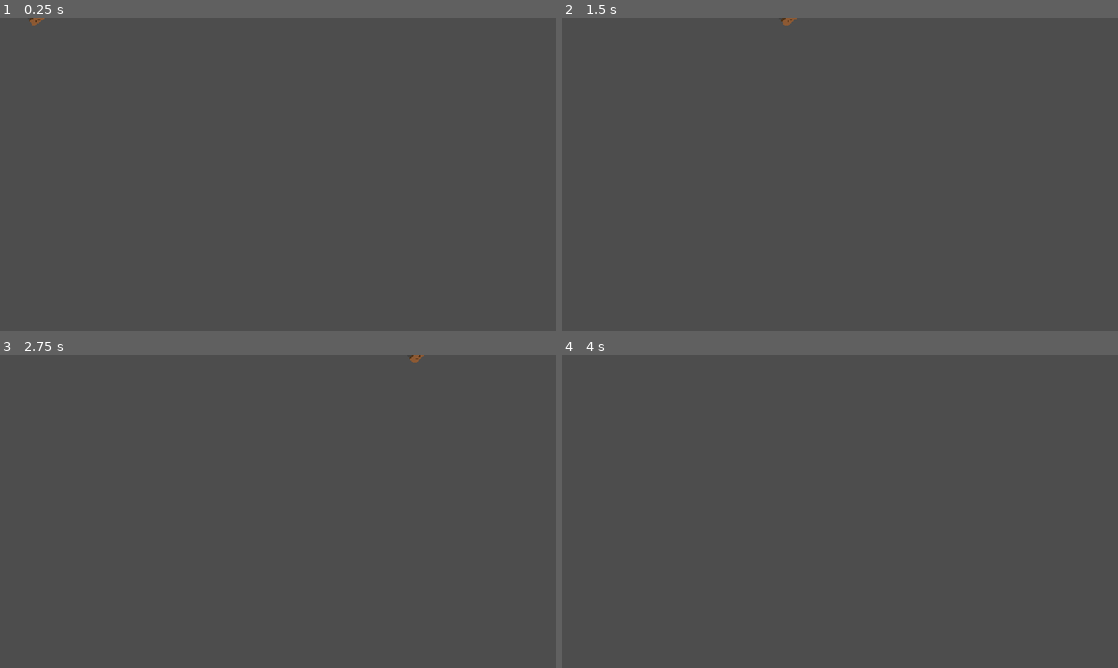
Above: before the commit, frames 1-4 (two rows, left to right).
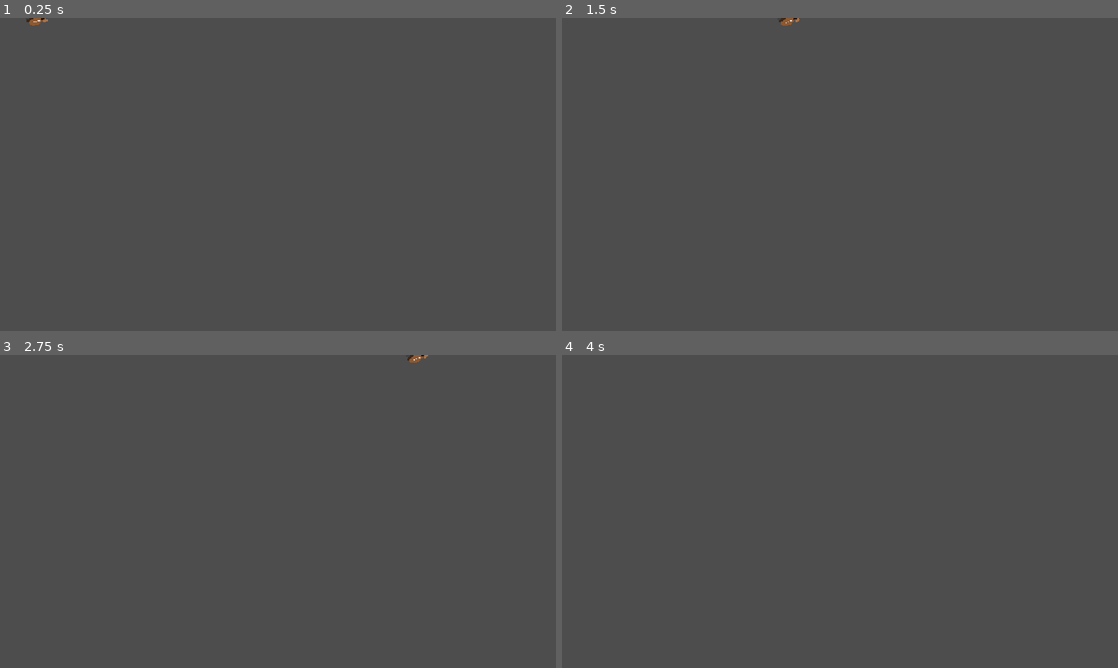
Above: after the commit, the same moments.

Repository: vppillai/godot_slop
Game: Godot game, scene res://scenes/hazards/shoe.tscn
Same seed, same stepped clock (60 frames per second), same inputs: the game is played once before the commit and once after it. This scene is started directly instead of the project's main scene.
Inputs (mouse positions are in pixels of both pictures, inside the frame that each line leads up to):
- Up to frame 1 (0.25 s): no input
- Up to frame 2 (1.5 s): tap Enter at 0.5 s; move the mouse to (962, 158) at 0.52 s; hold D (move_right) 0.53-1.25 s; click (962, 158) at 0.67 s; drag from (728, 190) to (812, 237) at 1.27 s
- Up to frame 3 (2.75 s): move the mouse to (333, 442) at 2.02 s; hold D (move_right) from 2.03 s (still down)
- Up to frame 4 (4 s): release D (move_right) at 2.75 s; drag from (812, 574) to (673, 464) at 2.77 s; move the mouse to (1006, 558) at 3.52 s; hold A (move_left) from 3.53 s (still down)

The runs differ from the first frame. In frame 1, less than 0.1% of the frame differs, in the area x 4-9%, y 0-3%; in frame 2, less than 0.1%; in frame 3, less than 0.1%; in frame 4, nothing differs.

Commit message:
fix: redraw shoe to look like a shoe instead of a brown brick
Old shape was a 40x20 rectangle with invisible 2px lace dots — at game
speed it just looked like a spinning brick. New shape has a proper shoe
profile: curved toe sole, leather upper with toe bump, tongue flap,
dark foot opening, visible white lace holes with connecting lace lines.

Diff:
--- a/scripts/hazards/shoe.gd
+++ b/scripts/hazards/shoe.gd
@@ -25,23 +25,38 @@
 
 func _draw() -> void:
 	# Shadow
-	_draw_ellipse(Vector2(2, 14), 18.0, 7.0, Color(0, 0, 0, 0.15))
-	# Shoe body
-	var body_pts := PackedVector2Array([
-		Vector2(-20, -10), Vector2(16, -10), Vector2(20, -6),
-		Vector2(20, 10), Vector2(-20, 10)
+	_draw_ellipse(Vector2(2, 16), 22.0, 7.0, Color(0, 0, 0, 0.15))
+	# Sole (dark, wider than upper — extends forward for toe shape)
+	var sole_pts := PackedVector2Array([
+		Vector2(-18, 4), Vector2(22, 4), Vector2(26, 8),
+		Vector2(24, 12), Vector2(-18, 12)
 	])
-	draw_colored_polygon(body_pts, Color(0.55, 0.35, 0.2))
-	# Sole (darker strip at bottom)
-	var sole_pts := PackedVector2Array([
-		Vector2(-20, 6), Vector2(20, 6), Vector2(20, 10), Vector2(-20, 10)
+	draw_colored_polygon(sole_pts, Color(0.25, 0.15, 0.08))
+	# Shoe upper (brown leather, with curved toe bump)
+	var upper_pts := PackedVector2Array([
+		Vector2(-16, -12), Vector2(8, -12), Vector2(18, -8),
+		Vector2(24, -2), Vector2(24, 6), Vector2(-16, 6)
 	])
-	draw_colored_polygon(sole_pts, Color(0.3, 0.2, 0.1))
-	# Lace holes (3 dark circles on upper body)
-	var lace_col := Color(0.3, 0.18, 0.08)
-	draw_circle(Vector2(-8, -4), 2.0, lace_col)
-	draw_circle(Vector2(0, -4), 2.0, lace_col)
-	draw_circle(Vector2(8, -4), 2.0, lace_col)
+	draw_colored_polygon(upper_pts, Color(0.55, 0.35, 0.2))
+	# Tongue (lighter flap sticking up from opening)
+	var tongue_pts := PackedVector2Array([
+		Vector2(-14, -12), Vector2(-6, -12),
+		Vector2(-4, -18), Vector2(-16, -18)
+	])
+	draw_colored_polygon(tongue_pts, Color(0.65, 0.45, 0.3))
+	# Opening (dark hole where foot goes)
+	var opening_pts := PackedVector2Array([
+		Vector2(-16, -10), Vector2(-4, -10), Vector2(-4, -4), Vector2(-16, -4)
+	])
+	draw_colored_polygon(opening_pts, Color(0.15, 0.08, 0.04))
+	# Lace holes (visible white dots on upper)
+	var lace_col := Color(0.9, 0.85, 0.8)
+	draw_circle(Vector2(2, -6), 1.5, lace_col)
+	draw_circle(Vector2(8, -4), 1.5, lace_col)
+	draw_circle(Vector2(14, -2), 1.5, lace_col)
+	# Laces (thin lines connecting holes)
+	draw_line(Vector2(2, -6), Vector2(8, -4), Color(0.9, 0.85, 0.8, 0.6), 1.0)
+	draw_line(Vector2(8, -4), Vector2(14, -2), Color(0.9, 0.85, 0.8, 0.6), 1.0)
 
 func _draw_ellipse(center: Vector2, rx: float, ry: float, col: Color) -> void:
 	var pts := PackedVector2Array()
